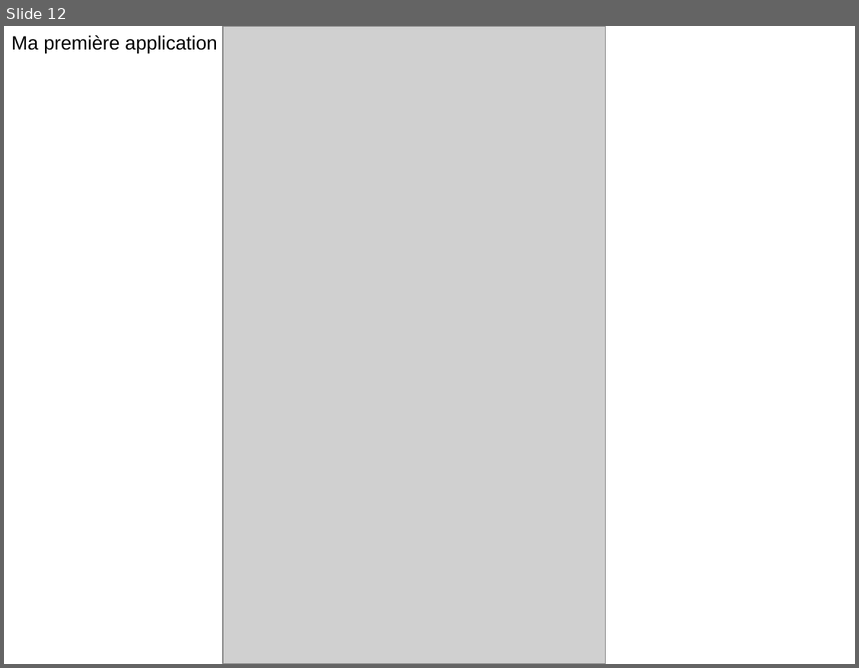
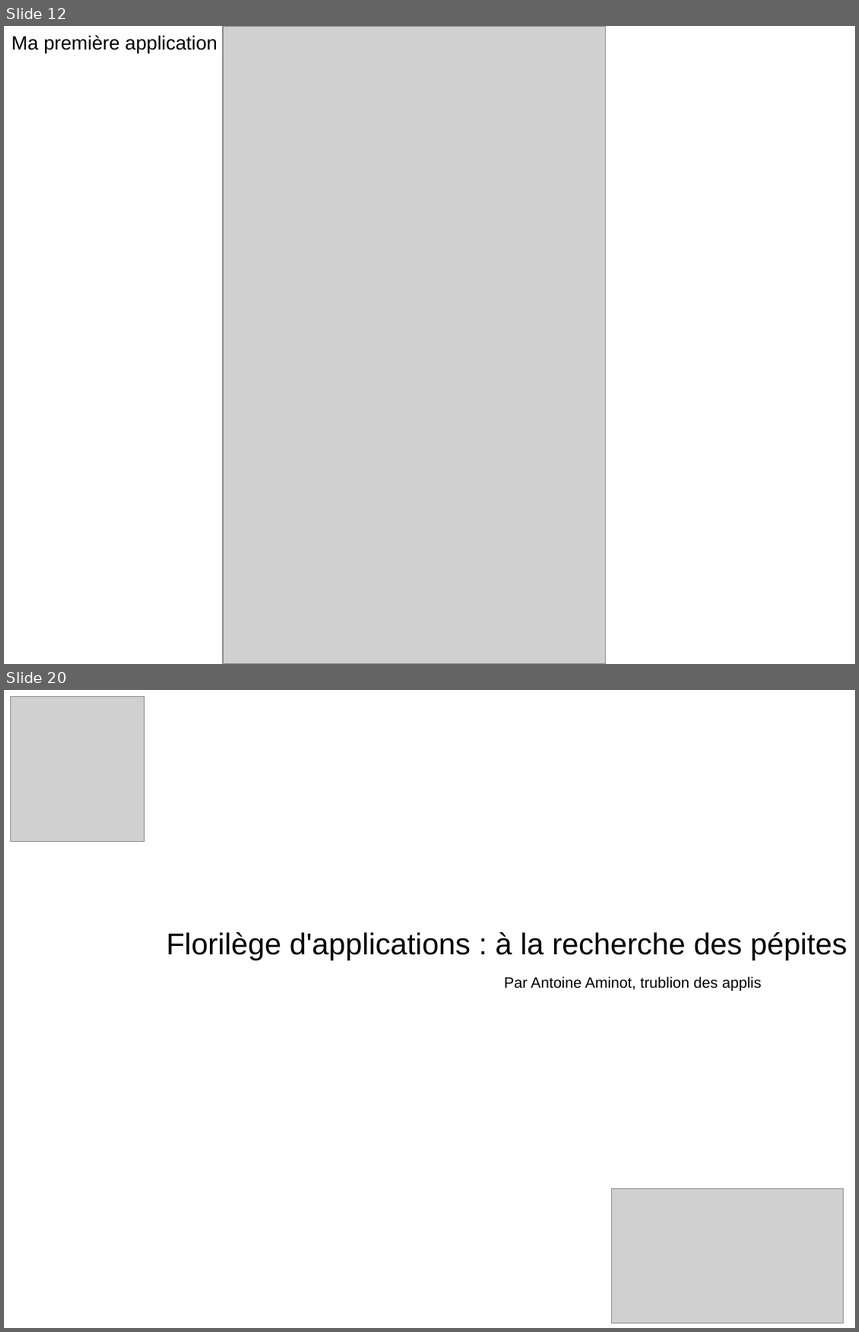
Before and after one commit to AntoineNH2/IsThisMyLanguage, a slide deck: langevinium/Langevinium_2016_05_11.odp. Shown one above the other, each under a label of ours: slide 12 before the commit, slides 12 and 20 after it; the slides between them are not shown. The pictures are 859x668 and 859x1332 pixels, drawn with LibreOffice and Linux fonts; fonts in the diff are those of the drawing; grey boxes stand for pictures. Boxes give left, top, right and bottom in pixels: in the first picture for what was removed or moved away, otherwise in the second. Text is boxed around its words. In the diff, an @@ line names an element or a change of style, - is before the commit and + after.

```diff
--- a/langevinium/Langevinium_2016_05_11.odp
+++ b/langevinium/Langevinium_2016_05_11.odp
@@ slide 20 added at (4,690,855,1328), background #FFFFFF @@
@@ picture added at (10,696,144,841) @@
@@ text added at (167,932,847,961), 28 pt, text #000000 @@
+Florilège d'applications : à la recherche des pépites
@@ text added at (504,977,762,991), 14 pt, text #000000 @@
+Par Antoine Aminot, trublion des applis
@@ picture added at (612,1189,844,1323) @@
```
Also in this commit, not shown: 1 slide changed, 8 other slides added, 2 slides removed, 11 other files.
